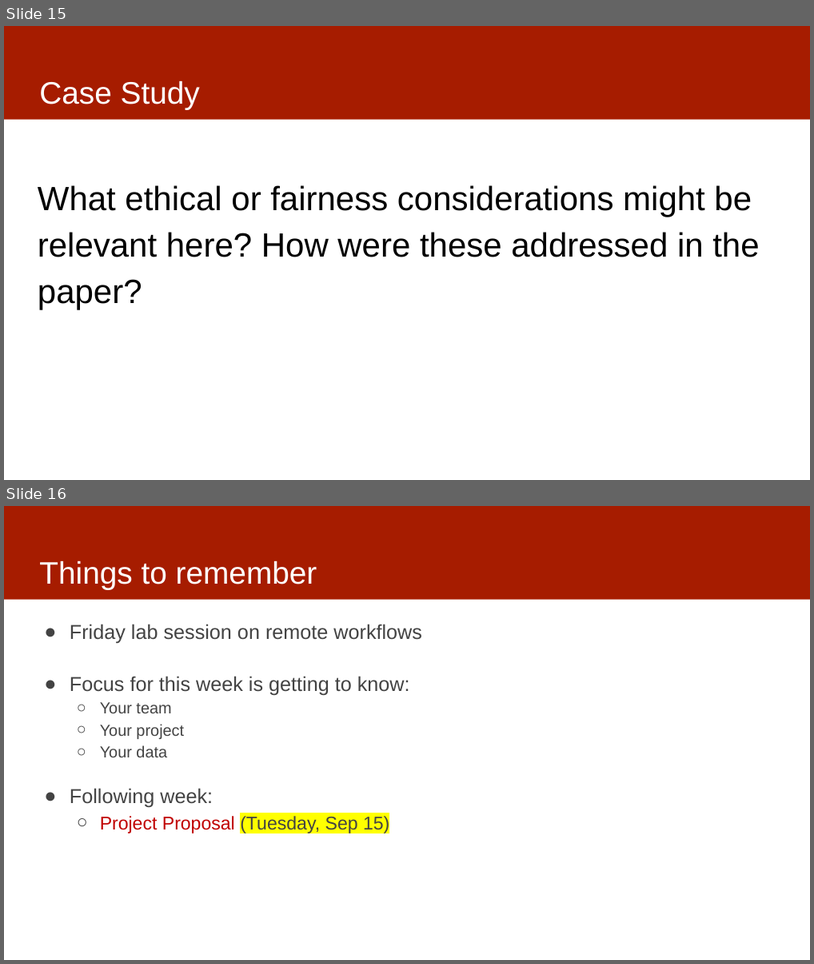
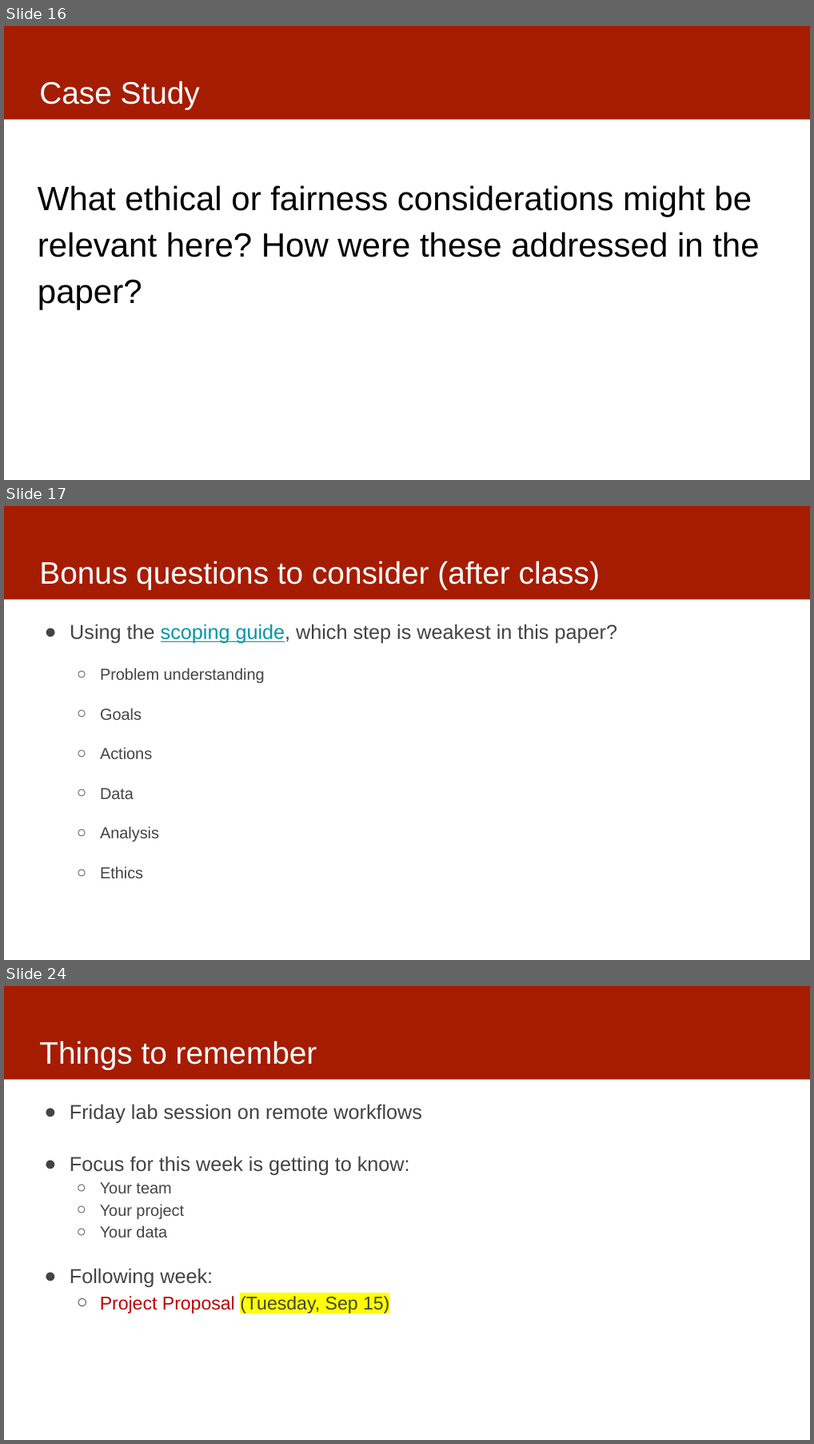
Before and after one commit to dssg/mlforpublicpolicylab, a slide deck: Lectures/03-casestudies.pptx. Shown one above the other, each under a label of ours: slides 15 and 16 before the commit, slides 16, 17 and 24 after it; the slides between them are not shown. The pictures are 814x964 and 814x1444 pixels, drawn with LibreOffice and Linux fonts; fonts in the diff are those of the drawing. Boxes give left, top, right and bottom in pixels: in the first picture for what was removed or moved away, otherwise in the second. Text is boxed around its words. In the diff, an @@ line names an element or a change of style, - is before the commit and + after.

```diff
--- a/Lectures/03-casestudies.pptx
+++ b/Lectures/03-casestudies.pptx
@@ slide 17 added at bbox=[4, 506, 810, 960], background #FFFFFF; not listed: 1 template element that a slide beside it also shows @@
@@ title added at bbox=[39, 561, 600, 590], 37 pt, text #FFFFFF @@
+Bonus questions to consider (after class)
@@ text added at bbox=[70, 624, 618, 878], 24 pt, text #434343 @@
+● Using the scoping guide, which step is weakest in this paper?
+  ○ Problem understanding
+  ○ Goals
+  ○ Actions
+  ○ Data
+  ○ Analysis
+  ○ Ethics
@@ what was slide 15 is now slide 16 @@
@@ what was slide 16 is now slide 24 @@
```
Also in this commit, not shown: 2 slides changed, 8 other slides added.
